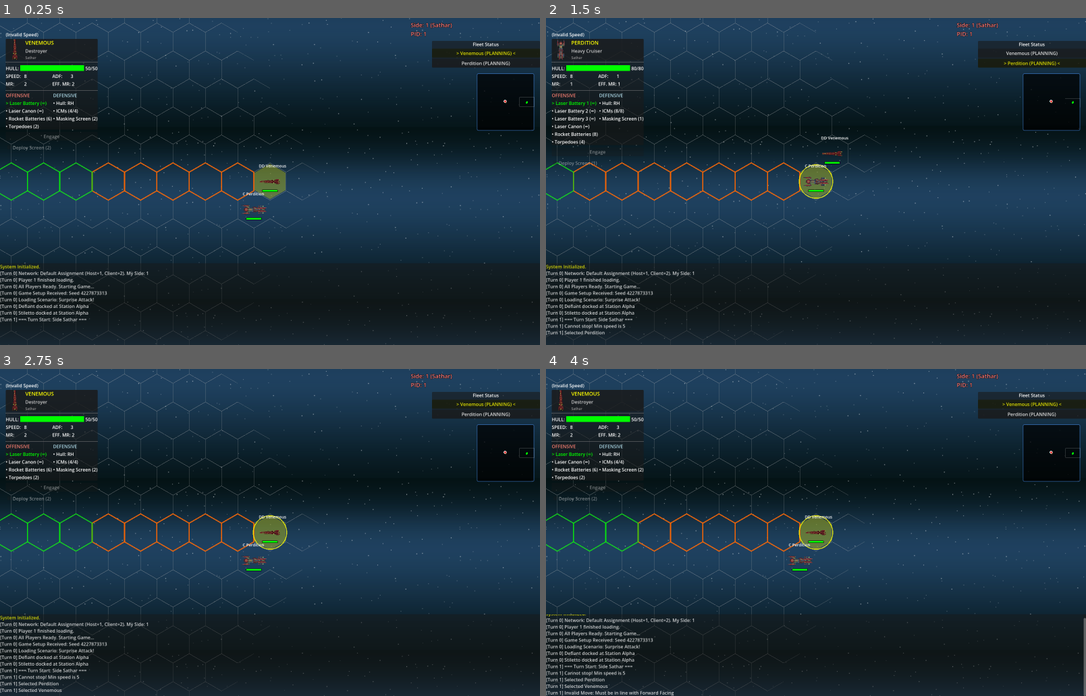
Above: before the commit, frames 1-4 (two rows, left to right).
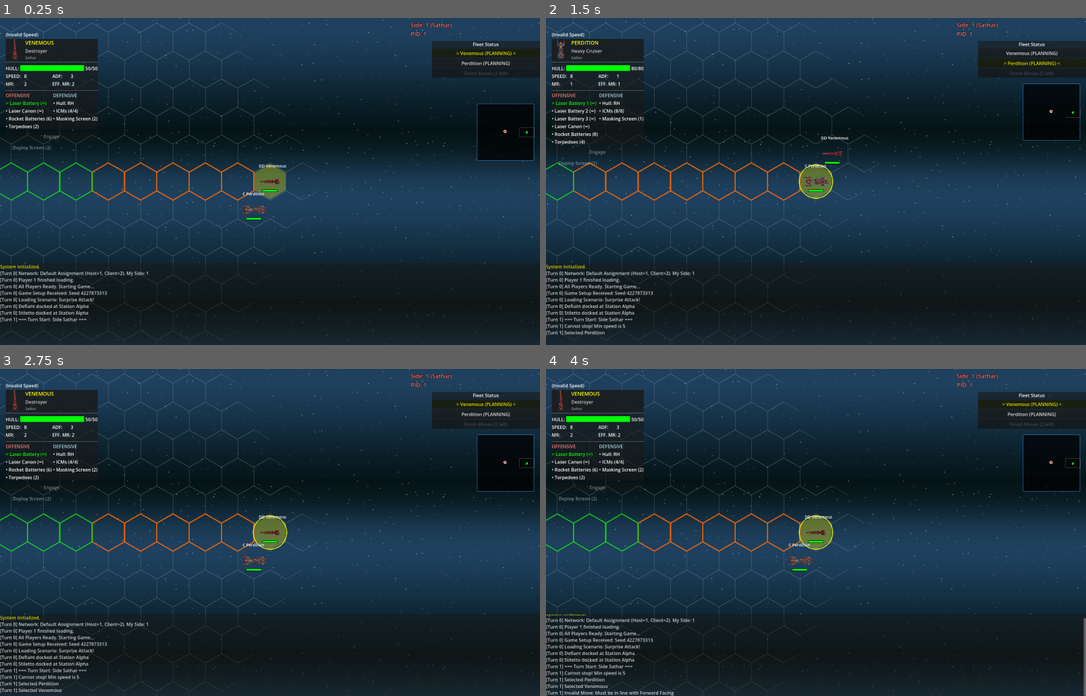
Above: after the commit, the same moments.

Repository: jjeffers/sf-kh-simulator
Game: Godot game, scene res://Scenes/Main.tscn
Two runs of this game, one before a commit and one after it. Both use one fixed random seed, a clock stepped at 60 frames per second and the inputs below. This scene is started directly instead of the project's main scene.
Inputs (mouse positions are in pixels of both pictures, inside the frame that each line leads up to):
- Up to frame 1 (0.25 s): no input
- Up to frame 2 (1.5 s): click "> Venemous (PLANNING) <" at 0.5 s; click "Perdition (PLANNING)" at 1.25 s
- Up to frame 3 (2.75 s): click "Venemous (PLANNING)" at 2 s
- Up to frame 4 (4 s): tap Enter at 2.75 s; drag from (1053, 454) to (870, 460) at 2.77 s; tap Space at 3.5 s; drag from (708, 548) to (789, 597) at 3.52 s

The runs differ from the first frame. In frame 1, 1.9% of the frame differs, in the area x 80-100%, y 15-44%; in frame 2, 0.8%; in frame 3, 0.8%; in frame 4, 0.8%.

Commit message:
Feat: Add Execute Movement button for manual phase transition

Diff:
--- a/Scripts/GameManager.gd
+++ b/Scripts/GameManager.gd
@@ -52,6 +52,7 @@
 var btn_orbit_cw: Button
 var btn_orbit_ccw: Button
 var btn_ms_toggle: CheckBox
+var btn_exec_move: Button # NEW: Manual Phase Transition
 
 # Movement State
 var ghost_ship: Ship = null
@@ -463,6 +464,14 @@
 
 	list_movement = VBoxContainer.new()
 	pm_vbox.add_child(list_movement)
+
+	# Execute Movement Button (Manual Phase End)
+	btn_exec_move = Button.new()
+	btn_exec_move.text = "EXECUTE MOVEMENT"
+	btn_exec_move.modulate = Color(1, 0.6, 0.2) # Orange-ish
+	btn_exec_move.visible = false
+	btn_exec_move.pressed.connect(func(): _on_exec_move_pressed())
+	pm_vbox.add_child(btn_exec_move)
 
 	var pp_vbox = VBoxContainer.new()
 	panel_planning.add_child(pp_vbox)
@@ -596,6 +605,28 @@
 	# Make sure it stays anchored
 	mini_map.set_anchors_and_offsets_preset(Control.PRESET_TOP_RIGHT, Control.PRESET_MODE_KEEP_SIZE, 20)
 	ui_layer.add_child(mini_map)
+
+func _on_exec_move_pressed():
+	# Validate Phase
+	if current_phase != Phase.MOVEMENT: return
+
+	# Validate Ownership
+	if my_side_id != 0 and my_side_id != current_side_id:
+		log_message("Not your turn to execute movement!")
+		return
+
+	# Double check all moved?
+	var unmoved_count = 0
+	for s in ships:
+		if is_instance_valid(s) and s.side_id == current_side_id and not s.is_exploding and not s.has_moved:
+			unmoved_count += 1
+
+	if unmoved_count > 0:
+		log_message("Cannot execute: %d ships still need to move!" % unmoved_count)
+		return
+
+	# Proceed
+	start_combat_passive()
 
 	# Connect Minimap Layout Updates
 	panel_planning.visibility_changed.connect(_update_minimap_position)
@@ -1496,8 +1527,11 @@
 		print("DEBUG: First available: ", available[0].name, " ID: ", available[0].side_id, " Moved: ", available[0].has_moved)
 
 	if available.size() == 0:
-		# Movement Phase COMPLETE for this side
-		start_combat_passive()
+		# Movement Phase COMPLETE for this side (All ships moved)
+		# OLD: Auto-advance
+		# start_combat_passive()
+		# NEW: Just update UI to enable "Execute" button
+		_update_ui_state()
 		return
 
 	# AUTO-ORBIT LOGIC (Prioritized)
@@ -1940,84 +1974,112 @@
 
 		_update_movement_ui_list()
 
-		btn_undo.visible = (current_path.size() > 0)
-
-		var steps = current_path.size()
-		var eff_adf = selected_ship.get_effective_adf()
-		var min_speed = max(0, start_speed - eff_adf)
-		var max_speed = start_speed + eff_adf
-		var is_valid = (steps >= min_speed and steps <= max_speed)
-
-		if state_is_orbiting:
-			# Orbit moves are always 1 hex, regardless of ADF/Speed limits
-			is_valid = true
-
-		var is_moved = selected_ship.has_moved
-		btn_commit.visible = true
-		btn_commit.disabled = not is_valid or is_moved
-
-		var is_stationary = (current_path.size() == 0 and start_speed == 0)
-
-
-		# Orbit Check
-		var can_orbit = false
-		# Must be start of move (stationary)
-		if is_stationary:
-			for p in planet_hexes:
-				if HexGrid.hex_distance(selected_ship.grid_position, p) == 1:
-					can_orbit = true
-					break
-
-		btn_orbit_cw.visible = can_orbit
-		btn_orbit_ccw.visible = can_orbit
-
-		# MS Toggle Check
-		# Visible if ship has Max MS > 0
-		if selected_ship.ms_max > 0:
-			btn_ms_toggle.visible = true
-			btn_ms_toggle.set_pressed_no_signal(selected_ship.is_ms_active)
-			btn_ms_toggle.text = "Deploy Screen (%d)" % selected_ship.ms_current
-
-			# Constraint Check: Maintain Speed and Heading
-			# Logic:
-			# 1. Calculate validity of current plot for MS (Speed == Start Speed AND Heading == Start Heading)
-			#    BUT: Orbit works differently (always valid if orbiting)
-
-			var ms_valid_move = false
+		_update_movement_ui_list()
+
+		# Default State: HIDE ship controls
+		btn_undo.visible = false
+		btn_commit.visible = false
+		btn_orbit_cw.visible = false
+		btn_orbit_ccw.visible = false
+		btn_ms_toggle.visible = false
+
+		if selected_ship:
+			btn_undo.visible = (current_path.size() > 0)
+
+			var steps = current_path.size()
+			var eff_adf = selected_ship.get_effective_adf()
+			var min_speed = max(0, start_speed - eff_adf)
+			var max_speed = start_speed + eff_adf
+			var is_valid = (steps >= min_speed and steps <= max_speed)
+
 			if state_is_orbiting:
-				ms_valid_move = true
+				# Orbit moves are always 1 hex, regardless of ADF/Speed limits
+				is_valid = true
+
+			var is_moved = selected_ship.has_moved
+			btn_commit.visible = true
+			btn_commit.disabled = not is_valid or is_moved
+
+			var is_stationary = (current_path.size() == 0 and start_speed == 0)
+
+
+			# Orbit Check
+			var can_orbit = false
+			# Must be start of move (stationary)
+			if is_stationary:
+				for p in planet_hexes:
+					if HexGrid.hex_distance(selected_ship.grid_position, p) == 1:
+						can_orbit = true
+						break
+
+			btn_orbit_cw.visible = can_orbit
+			btn_orbit_ccw.visible = can_orbit
+
+			# MS Toggle Check
+			# Visible if ship has Max MS > 0
+			if selected_ship.ms_max > 0:
+				btn_ms_toggle.visible = true
+				btn_ms_toggle.set_pressed_no_signal(selected_ship.is_ms_active)
+				btn_ms_toggle.text = "Deploy Screen (%d)" % selected_ship.ms_current
+
+				# Constraint Check: Maintain Speed and Heading
+				# Logic:
+				# 1. Calculate validity of current plot for MS (Speed == Start Speed AND Heading == Start Heading)
+				#    BUT: Orbit works differently (always valid if orbiting)
+
+				var ms_valid_move = false
+				if state_is_orbiting:
+					ms_valid_move = true
+				else:
+					var speed_ok = false
+					if selected_ship.is_ms_active:
+						# Relaxed Persistence Check:
+						# Valid if Path <= Start Speed (Partial) AND Heading Matches
+						# We only INVALIDATE if Path > Start Speed or Heading Mismatch
+						speed_ok = (current_path.size() <= start_speed)
+					else:
+						# must EXACTLY match to activate fresh
+						speed_ok = (current_path.size() == start_speed)
+
+					var heading_ok = false
+					if ghost_ship:
+						heading_ok = (ghost_ship.facing == selected_ship.facing)
+					ms_valid_move = (speed_ok and heading_ok)
+
+				if selected_ship.is_ms_active:
+					# If already active, check if we need to DROP it
+					if not ms_valid_move:
+						_on_ms_toggled(false) # Auto-drop
+						log_message("Maneuver Dropped Screen")
+				else:
+					# If not active, can we Activate it?
+					# Only if move is valid (Straight line) OR if we haven't moved yet (Stationary start is valid?)
+					# Actually, user plans move then activates. If plot is invalid, disable button.
+					btn_ms_toggle.disabled = not ms_valid_move
+					if not ms_valid_move:
+						btn_ms_toggle.tooltip_text = "Must maintain Speed and Heading to deploy"
+					else:
+						btn_ms_toggle.tooltip_text = "Deploy Masking Screen (Cost: 1)"
 			else:
-				var speed_ok = false
-				if selected_ship.is_ms_active:
-					# Relaxed Persistence Check:
-					# Valid if Path <= Start Speed (Partial) AND Heading Matches
-					# We only INVALIDATE if Path > Start Speed or Heading Mismatch
-					speed_ok = (current_path.size() <= start_speed)
-				else:
-					# must EXACTLY match to activate fresh
-					speed_ok = (current_path.size() == start_speed)
-
-				var heading_ok = false
-				if ghost_ship:
-					heading_ok = (ghost_ship.facing == selected_ship.facing)
-				ms_valid_move = (speed_ok and heading_ok)
-
-			if selected_ship.is_ms_active:
-				# If already active, check if we need to DROP it
-				if not ms_valid_move:
-					_on_ms_toggled(false) # Auto-drop
-					log_message("Maneuver Dropped Screen")
-			else:
-				# If not active, can we Activate it?
-				# Only if move is valid (Straight line) OR if we haven't moved yet (Stationary start is valid?)
-				# Actually, user plans move then activates. If plot is invalid, disable button.
-				btn_ms_toggle.disabled = not ms_valid_move
-				if not ms_valid_move:
-					btn_ms_toggle.tooltip_text = "Must maintain Speed and Heading to deploy"
-				else:
-					btn_ms_toggle.tooltip_text = "Deploy Masking Screen (Cost: 1)"
+				btn_ms_toggle.visible = false
+
+		# Execute Movement Button Logic
+		btn_exec_move.visible = true
+
+		# Find ANY unmoved ships for this side
+		var unmoved = []
+		for s in ships:
+			if is_instance_valid(s) and s.side_id == current_side_id and not s.is_exploding and not s.has_moved:
+				unmoved.append(s)
+
+		if unmoved.size() > 0:
+			btn_exec_move.disabled = true
+			btn_exec_move.text = "Finish Moves (%d left)" % unmoved.size()
+			btn_exec_move.modulate = Color(0.5, 0.5, 0.5) # Grey
 		else:
-			btn_ms_toggle.visible = false
+			btn_exec_move.disabled = false
+			btn_exec_move.text = "EXECUTE MOVEMENT"
+			btn_exec_move.modulate = Color(1, 0.6, 0.2) # Orange
 
 	# Update Status Panel
 	if ship_status_panel:
